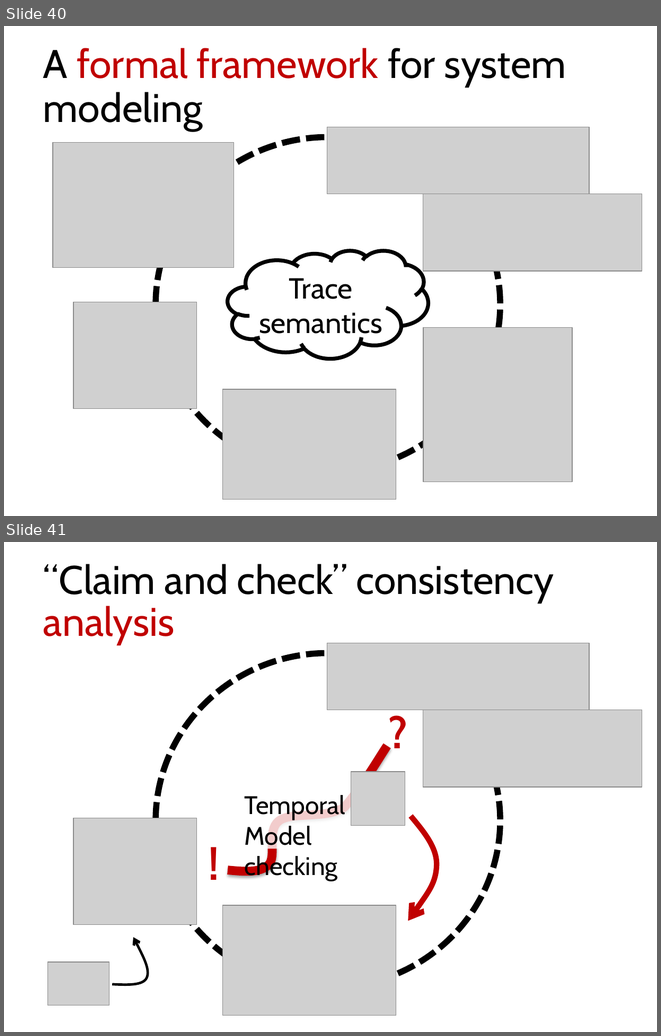
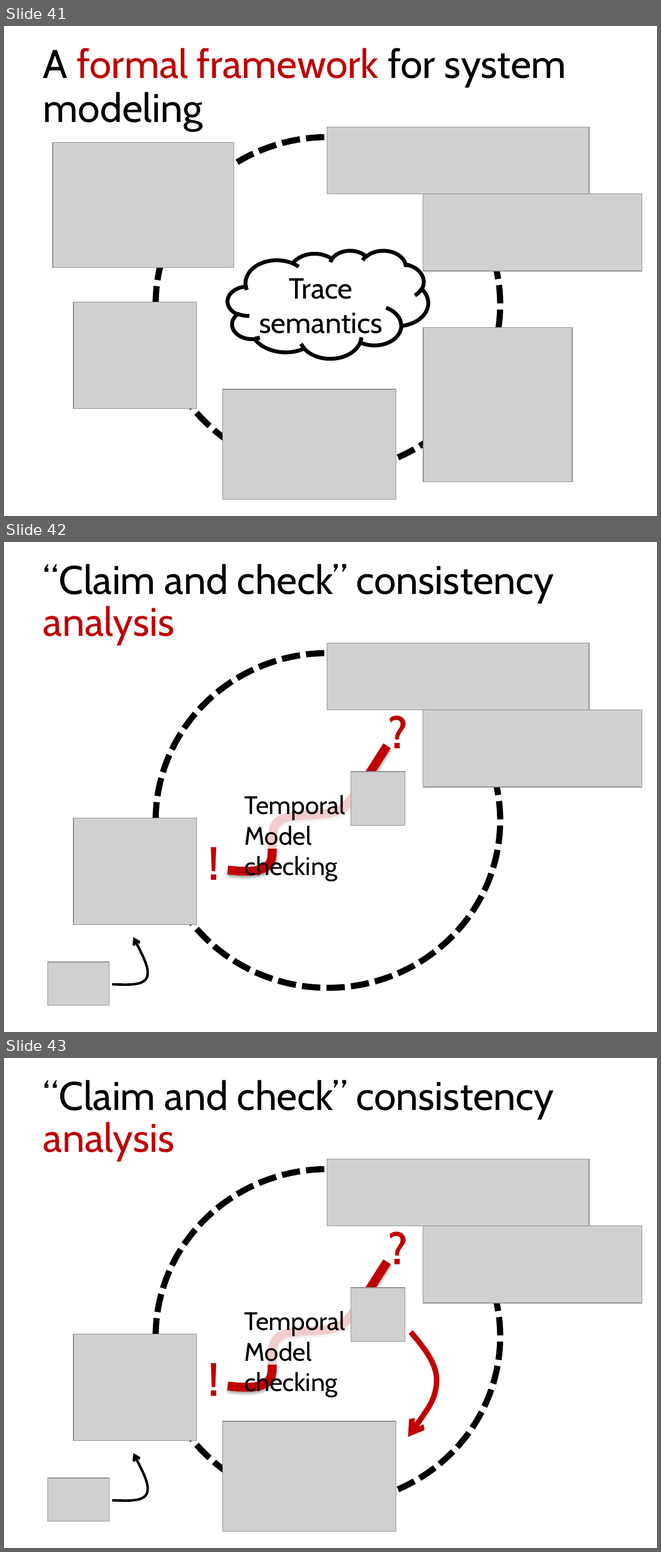
Before and after one commit to blambeau/phd, a slide deck: public-defense/slides.pptx. Shown one above the other, each under a label of ours: slides 40 and 41 before the commit, slides 41, 42 and 43 after it. The pictures are 661x1036 and 661x1552 pixels, drawn with LibreOffice and Linux fonts; fonts in the diff are those of the drawing; grey boxes stand for pictures. Boxes give left, top, right and bottom in pixels: in the first picture for what was removed or moved away, otherwise in the second. Text is boxed around its words. In the diff, an @@ line names an element or a change of style, - is before the commit and + after.

Commit message:
Clean the slides and images

```diff
--- a/public-defense/slides.pptx
+++ b/public-defense/slides.pptx
@@ slide 42 added at box(4, 542, 657, 1032), background #FFFFFF @@
@@ title added at box(43, 564, 554, 644), 44 pt, text #000000 @@
+“Claim and check” consistency analysis
@@ ellipse added at box(156, 653, 500, 987), outline #000000 6.75 pt dashed @@
@@ picture added at box(327, 643, 589, 710) @@
@@ text added at box(382, 702, 415, 761), 48 pt, text #C00000, bold @@
+?
@@ picture added at box(423, 710, 642, 787) @@
@@ freeform shape added at box(228, 746, 387, 873), outline #C00000 9.75 pt @@
@@ rectangle added at box(243, 772, 407, 849), fill #FFFFFF at 80% opacity @@
@@ picture added at box(351, 771, 404, 824) @@
@@ text added at box(245, 795, 345, 881), 28 pt, text #000000 @@
+Temporal
+Model checking
@@ picture added at box(73, 818, 196, 924) @@
@@ text added at box(202, 833, 229, 893), 48 pt, text #C00000, bold @@
+!
@@ freeform shape added at box(109, 936, 151, 987), outline #000000 2.75 pt @@
@@ picture added at box(48, 962, 109, 1005) @@
@@ what was slide 40 is now slide 41 @@
@@ what was slide 41 is now slide 43 @@
```
Also in this commit, not shown: 6 slides changed, 1 other slide added, 18 other files.
